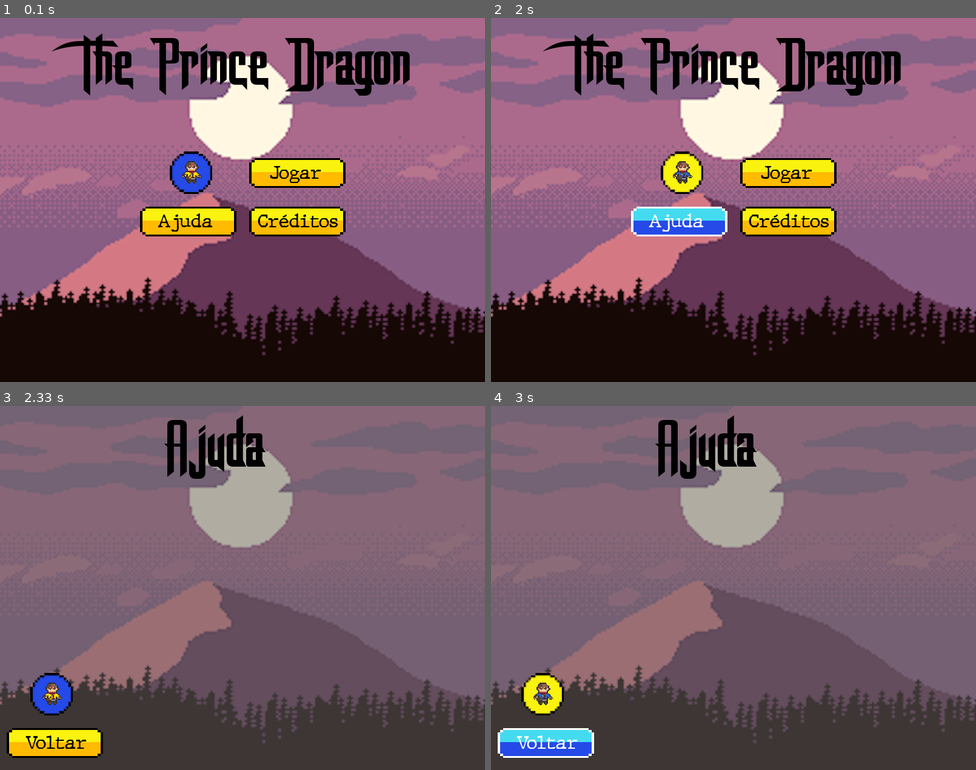
Above: before the commit, frames 1-4 (two rows, left to right).
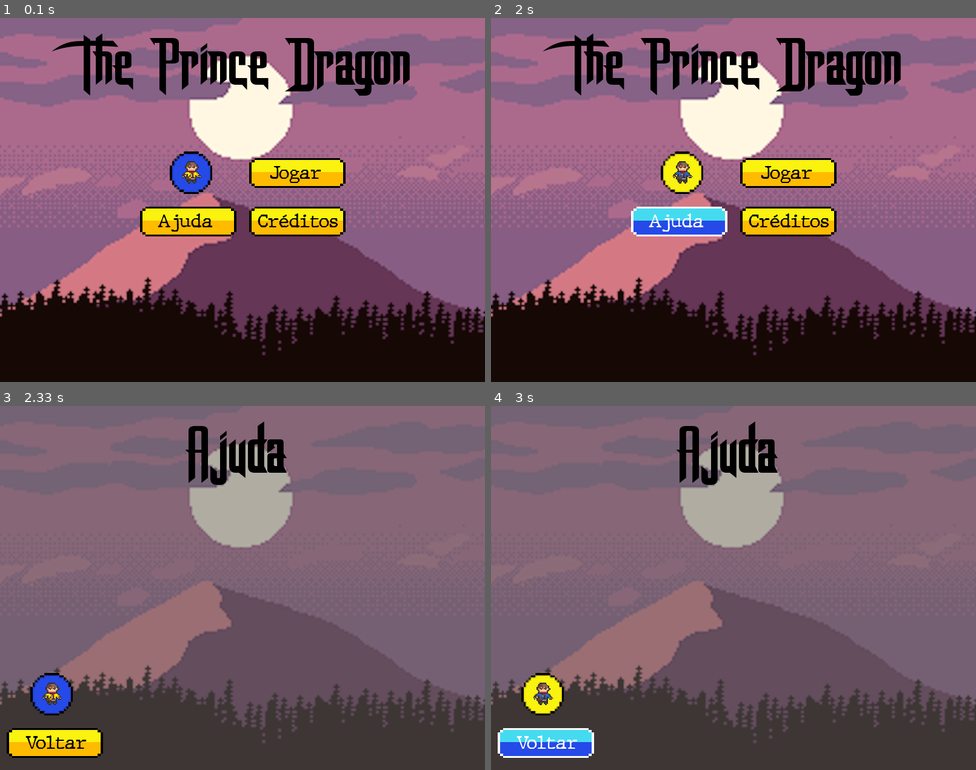
Above: after the commit, the same moments.

Repository: samarasrs/Projeto_ces22
Game: pygame game, started from Dragon_Prince_Level1.py
Two runs of this game, one before a commit and one after it. Both use one fixed random seed, a clock stepped at 60 frames per second and the inputs below.
Inputs:
- Up to frame 1 (0.1 s): no input
- Up to frame 2 (2 s): hold Right 0.33-0.8 s; hold Left 1.33-1.87 s; hold Down from 1.9 s (still down)
- Up to frame 3 (2.33 s): release Down at 2.2 s; tap Enter at 2.23 s
- Up to frame 4 (3 s): hold Down from 2.97 s (still down)

Frames 1-2 are identical in both runs. In frame 3, 2.1% of the frame differs, in the area x 33-60%, y 2-22%; in frame 4, 2.1%.

Commit message:
atualização e adicionando o Mapa

Diff:
--- a/data/constants.py
+++ b/data/constants.py
@@ -44,8 +44,8 @@
 POS_TEXT_AJUDA= [260, 315]
 POS_TEXT_CREDITO= [425, 315]
 POS_TEXT_VOLTAR= [42, 535]
-POS_TEXT_TIT_TELA2= [270,0]
-POS_TEXT_TIT_TELA3= [240,0]
+POS_TEXT_TIT_TELA2= [305,10]
+POS_TEXT_TIT_TELA3= [250,10]
 POS_TEXT_BOTAO_PERM1 = [42, 305]
 POS_TEXT_BOTAO_PERM2 = [42, 318]
 POS_TEXT_BOTAO_PERM1_TELA1 = [247, 175]
Binary file added: resources/graphics/Map_jogo_teste.png
Not shown, added: resources/graphics(edicao)/Map_jogo_teste.xcf
